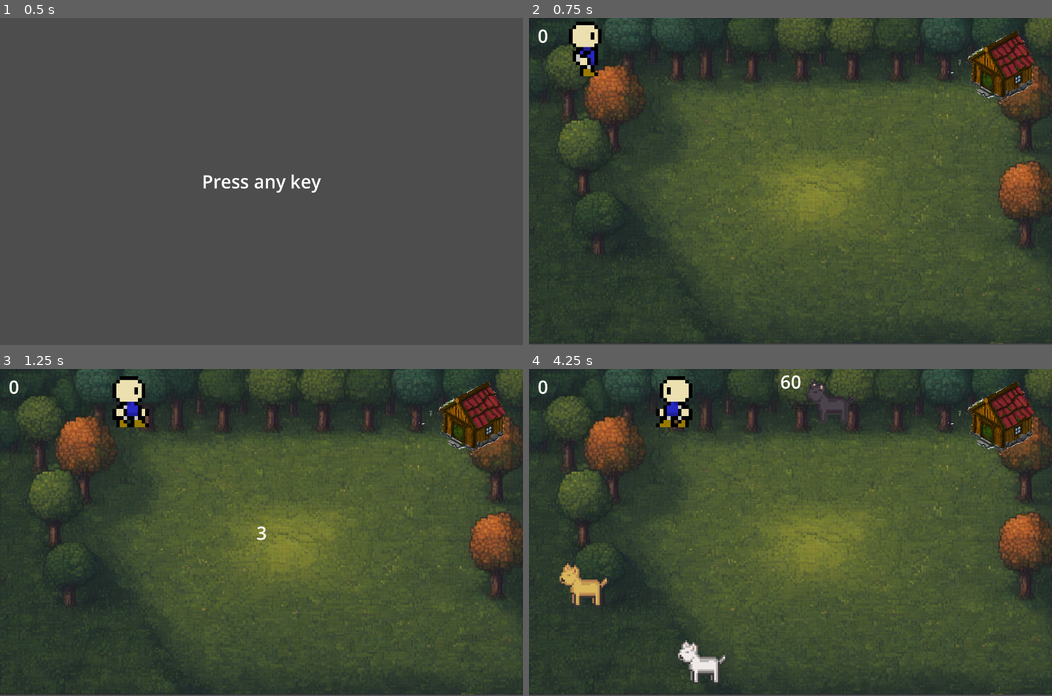
Above: before the commit, frames 1-4 (two rows, left to right).
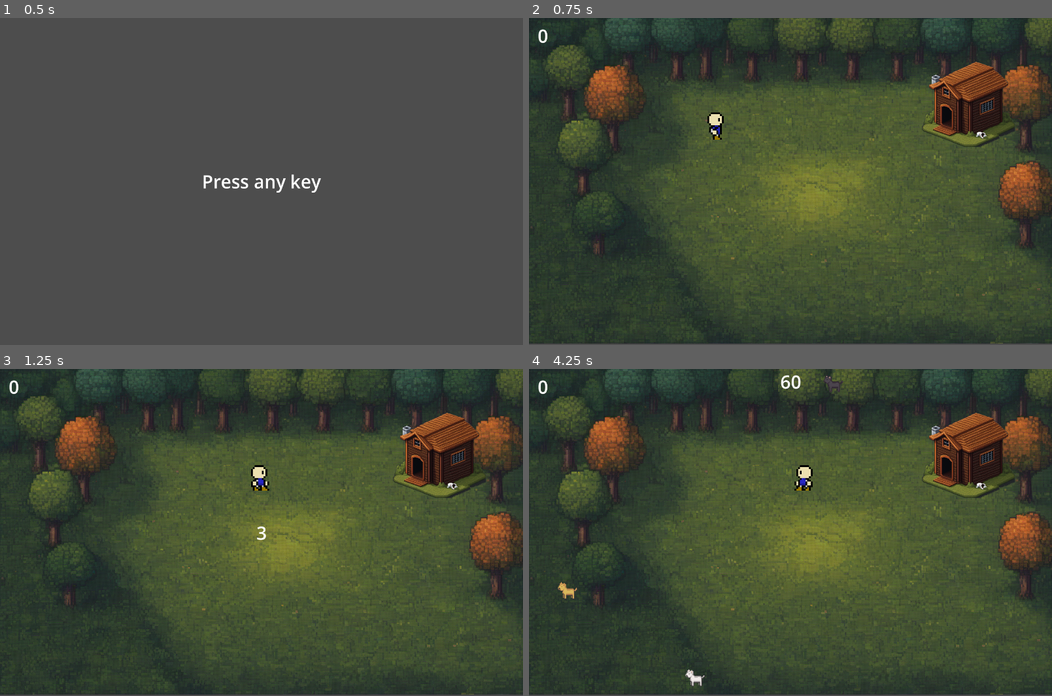
Above: after the commit, the same moments.

Repository: sygi/dog_game
Game: Godot game, scene res://game.tscn
The game is run twice, just before and just after one commit, with the same random seed, the same clock (stepped at 60 frames per second) and the same inputs.
Inputs:
- Up to frame 1 (0.5 s): no input
- Up to frame 2 (0.75 s): tap Enter at 0.5 s; hold Right (right) from 0.53 s (still down); tap Space (select) at 0.6 s
- Up to frame 3 (1.25 s): keep holding Right (right)
- Up to frame 4 (4.25 s): release Right (right) at 1.28 s; hold Down (down) 1.28-2.03 s; tap Space (select) every 0.75 s from 1.35 to 3.6 s; hold Right (right) 2.03-2.78 s; hold Up (up) 2.78-3.53 s; hold Left (left) from 3.53 s (still down)

Frame 1 is identical in both runs. In frame 2, 5.1% of the frame differs, in the area x 7-97%, y 1-40%; in frame 3, 5.2%; in frame 4, 6.8%, in the area x 5-97%, y 2-97%.

Commit message:
scale things down a bit

Diff:
--- a/dog.gd
+++ b/dog.gd
@@ -45,5 +45,5 @@
 	bark()
 
 func _process(delta: float) -> void:
-	var player_offset = Vector2(80, 80)
+	var player_offset = Vector2(40, 40)
 	$Line2D.points[-1] = -position + player_offset
--- a/dog.tscn
+++ b/dog.tscn
@@ -62,12 +62,12 @@
 [node name="Line2D" type="Line2D" parent="."]
 visible = false
 texture_repeat = 2
-width = 15.0
+width = 7.0
 texture = ExtResource("4_ikx5p")
 texture_mode = 1
 
 [node name="AnimatedSprite2D" type="AnimatedSprite2D" parent="."]
-scale = Vector2(5, 5)
+scale = Vector2(2, 2)
 sprite_frames = SubResource("SpriteFrames_m1mtx")
 animation = &"idle_black"
 centered = false
@@ -76,7 +76,7 @@
 
 [node name="CollisionPolygon2D" type="CollisionPolygon2D" parent="Area2D"]
 position = Vector2(78, 76)
-polygon = PackedVector2Array(-77, -20, -60, -60, -4, -61, 89, -27, 89, 74, -64, 75)
+polygon = PackedVector2Array(-77, -20, -70, -66, -4, -61, -20, -14)
 
 [node name="AudioStreamPlayer" type="AudioStreamPlayer" parent="."]
 stream = ExtResource("3_sho5o")
--- a/house.tscn
+++ b/house.tscn
@@ -1,18 +1,19 @@
 [gd_scene load_steps=3 format=3 uid="uid://bj8otl58obswd"]
 
-[ext_resource type="Texture2D" uid="uid://d1vify2pjvcpb" path="res://assets/house_nobg.png" id="1_gydsc"]
 [ext_resource type="Script" path="res://house.gd" id="1_k6mvs"]
+[ext_resource type="Texture2D" uid="uid://bxxvr82lv55in" path="res://assets/house2_nobg.png" id="2_vusvu"]
 
 [node name="house" type="Node2D"]
-scale = Vector2(0.3, 0.3)
+scale = Vector2(0.5, 0.5)
 script = ExtResource("1_k6mvs")
 
 [node name="Sprite2D" type="Sprite2D" parent="."]
 z_index = -1
-texture = ExtResource("1_gydsc")
+texture = ExtResource("2_vusvu")
 centered = false
 
 [node name="Area2D" type="Area2D" parent="." groups=["house"]]
 
 [node name="CollisionPolygon2D" type="CollisionPolygon2D" parent="Area2D"]
-polygon = PackedVector2Array(221, 539, 238, 291, 795, 300, 798, 534, 529, 676)
+position = Vector2(-260, -223.333)
+polygon = PackedVector2Array(303.333, 583.333, 303.333, 373.333, 546.667, 243.333, 730, 366.667, 723.333, 596.667, 529, 676)
--- a/player.tscn
+++ b/player.tscn
@@ -184,7 +184,7 @@
 
 [node name="AnimatedSprite2D" type="AnimatedSprite2D" parent="."]
 z_index = 2
-scale = Vector2(10, 10)
+scale = Vector2(5, 5)
 sprite_frames = SubResource("SpriteFrames_3wj4n")
 animation = &"left"
 centered = false
@@ -192,6 +192,6 @@
 [node name="Area2D" type="Area2D" parent="."]
 
 [node name="CollisionPolygon2D" type="CollisionPolygon2D" parent="Area2D"]
-polygon = PackedVector2Array(30, 24, 66, 2, 139, 9, 142, 162, 31, 161)
+polygon = PackedVector2Array(24, 5, 66, 2, 62, 28, 63, 82, 26, 84)
 
 [connection signal="area_entered" from="Area2D" to="." method="_on_area_2d_area_entered"]
--- a/root.tscn
+++ b/root.tscn
@@ -25,6 +25,7 @@
 script = ExtResource("1_437ge")
 
 [node name="Player" parent="." instance=ExtResource("1_gayhf")]
+position = Vector2(396, 255)
 
 [node name="Background" type="Sprite2D" parent="."]
 z_index = -1
@@ -34,7 +35,7 @@
 [node name="Dogs" type="Node2D" parent="."]
 
 [node name="House" parent="." instance=ExtResource("3_k61eu")]
-position = Vector2(1147, 21)
+position = Vector2(1082, 112)
 
 [node name="Score" type="RichTextLabel" parent="."]
 layout_mode = 0
Binary file added: assets/house2_nobg.png
Not shown: 1 places in dog.tscn that only renumber resources
Not shown: 1 places in root.tscn that only renumber resources
